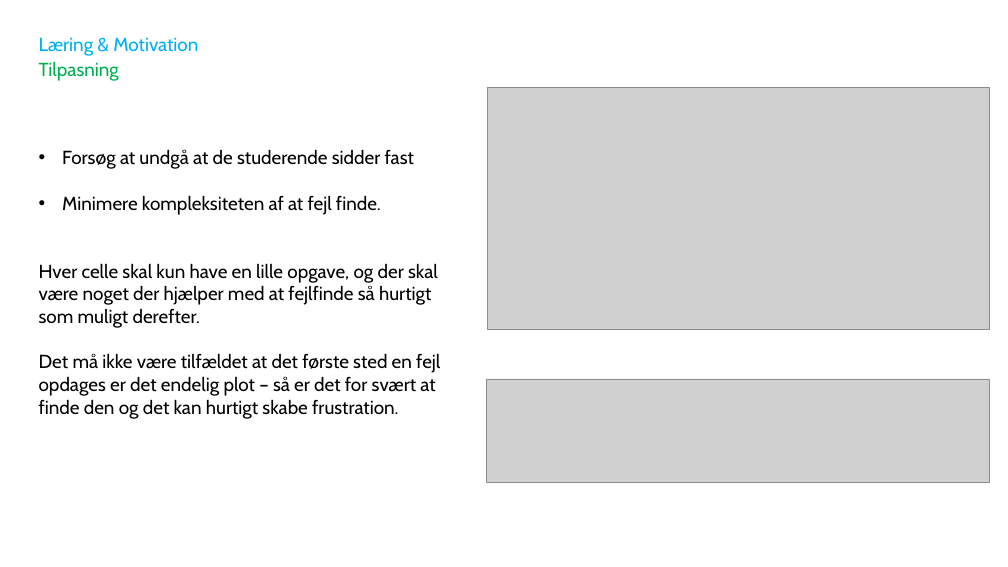
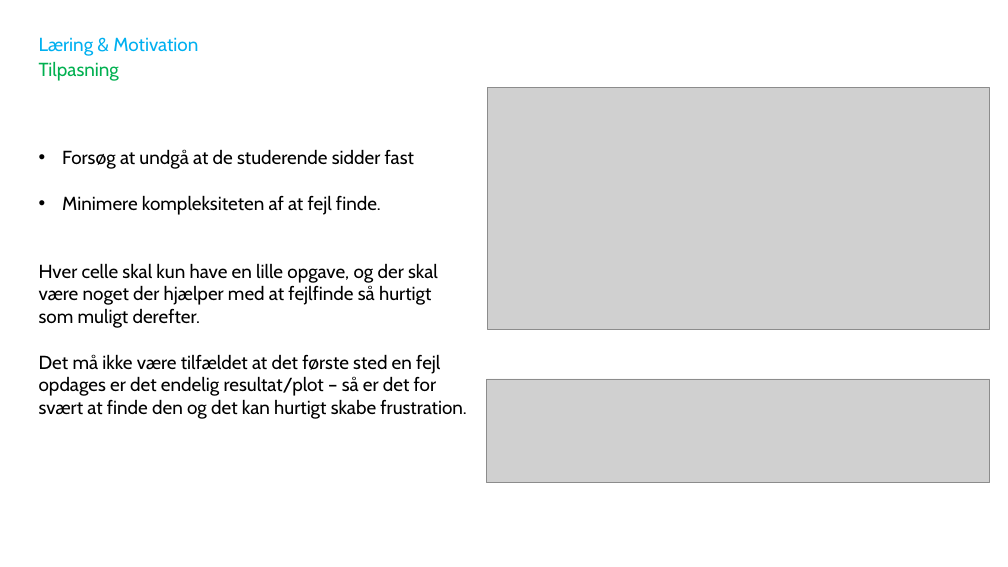
Before and after one commit to Mads-PeterVC/fb2, a slide deck: slide 5 of reflection.pptx. Drawn at 1008x567 pixels with LibreOffice and Linux fonts; fonts in the diff are those of the drawing; grey boxes stand for pictures. Boxes give left, top, right and bottom in pixels: in the first picture for what was removed or moved away, otherwise in the second. Text is boxed around its words. In the diff, an @@ line names an element or a change of style, - is before the commit and + after.

```diff
--- a/reflection.pptx
+++ b/reflection.pptx
@@ text at box(39, 354, 466, 419): text changed @@
-Det må ikke være tilfældet at det første sted en fejl opdages er det endelig plot – så er det for svært at finde den og det kan hurtigt skabe frustration.
+Det må ikke være tilfældet at det første sted en fejl opdages er det endelig resultat/plot – så er det for svært at finde den og det kan hurtigt skabe frustration.
```
Also in this commit, not shown: 6 other files.
